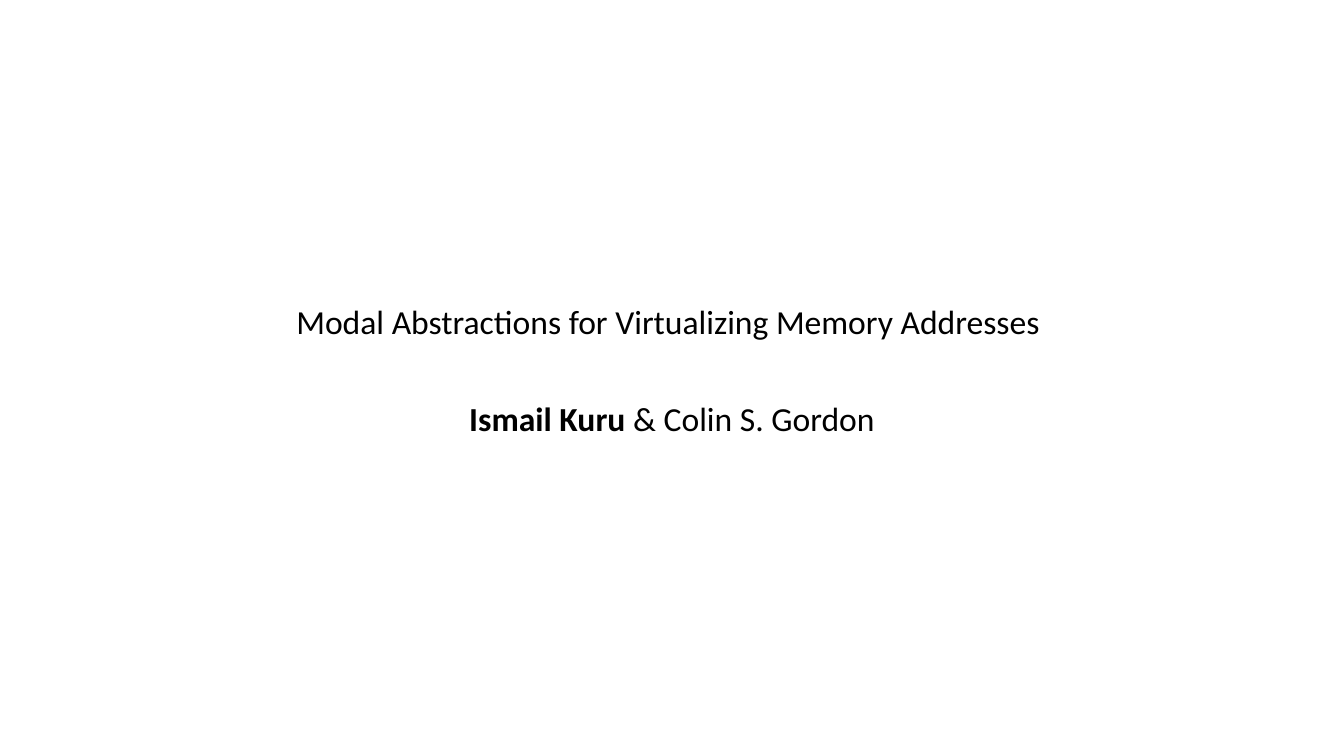
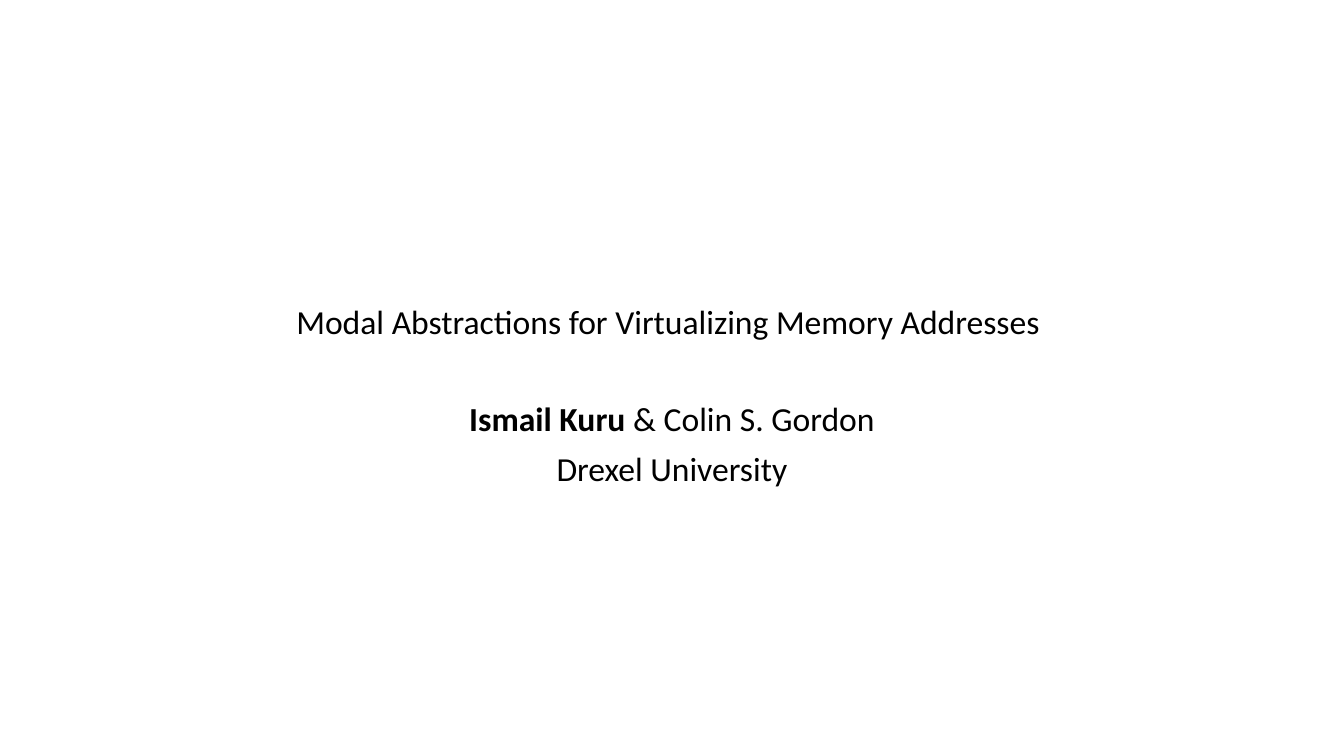
Before and after one commit to Contingent-Systems/vkern_paper, a slide deck: slide 1 of loca_virt_draft.pptx. Drawn at 1344x756 pixels with LibreOffice and Linux fonts; fonts in the diff are those of the drawing. Boxes give left, top, right and bottom in pixels: in the first picture for what was removed or moved away, otherwise in the second. Text is boxed around its words. In the diff, an @@ line names an element or a change of style, - is before the commit and + after.

```diff
--- a/loca_virt_draft.pptx
+++ b/loca_virt_draft.pptx
@@ subtitle at <box>557,457,787,487</box>: paragraph added @@
+Drexel University
```
Also in this commit, not shown: 1 other slide changed, 1 other file.
